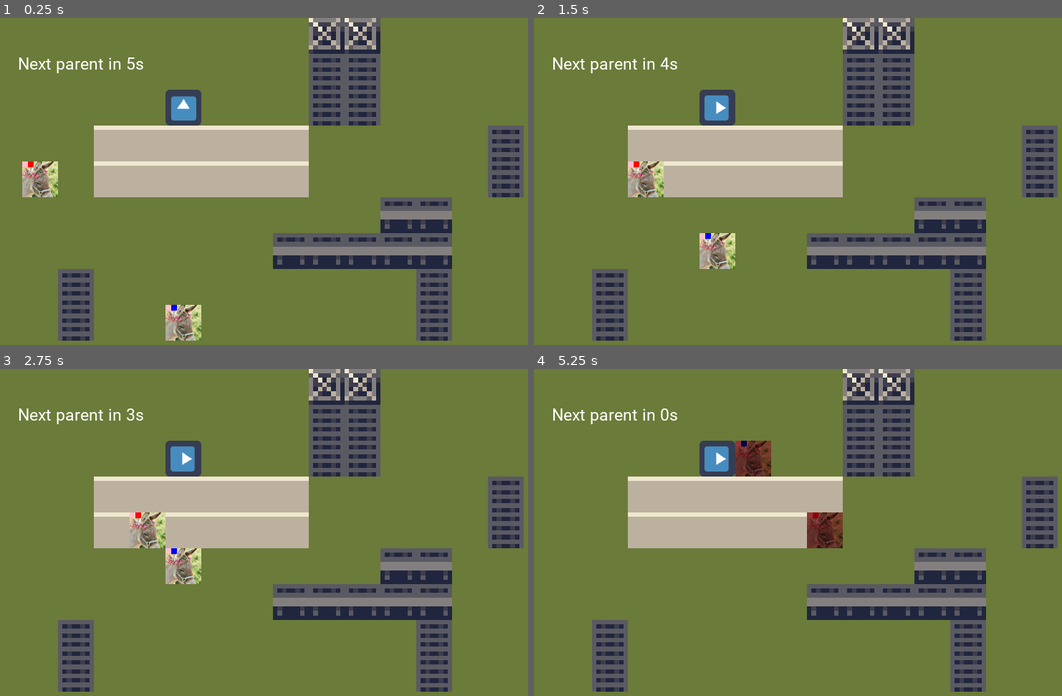
Above: before the commit, frames 1-4 (two rows, left to right).
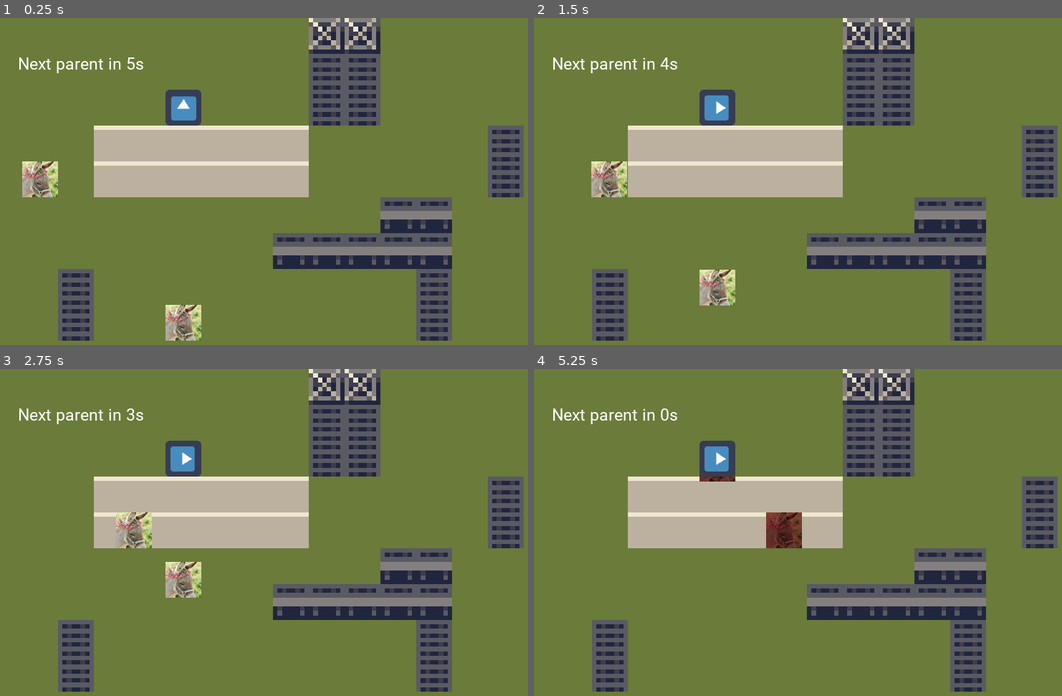
Above: after the commit, the same moments.

Repository: allemansratten/sos
Game: Godot game, scene res://scenes/Game.tscn
Same seed, same stepped clock (60 frames per second), same inputs: the game is played once before the commit and once after it. The engine's default icon, where the game draws it, is replaced by a stand-in: a white triangle on a blue panel in a dark square.
Inputs (mouse positions are in pixels of both pictures, inside the frame that each line leads up to):
- Up to frame 1 (0.25 s): no input
- Up to frame 2 (1.5 s): tap Enter at 0.5 s; move the mouse to (718, 106) at 0.52 s; click (718, 106) at 0.67 s; move the mouse to (692, 214) at 1.27 s; click (692, 214) at 1.42 s
- Up to frame 3 (2.75 s): move the mouse to (332, 470) at 2.02 s; click (332, 470) at 2.17 s
- Up to frame 4 (5.25 s): move the mouse to (776, 620) at 2.77 s; click (776, 620) at 2.92 s; move the mouse to (977, 601) at 3.52 s; click (977, 601) at 3.67 s; move the mouse to (634, 493) at 4.27 s; click (634, 493) at 4.42 s; move the mouse to (834, 548) at 5.02 s; click (834, 548) at 5.17 s

The runs differ from the first frame. In frame 1, less than 0.1% of the frame differs, in the area x 4-34%, y 43-90%; in frame 2, 2.8%, in the area x 10-39%, y 43-88%; in frame 3, 1.8%; in frame 4, 2.3%.

Commit message:
Added basic movement interpolation

Diff:
--- a/scripts/partner.gd
+++ b/scripts/partner.gd
@@ -11,30 +11,52 @@
 var dir_x = 0
 var dir_y = 0
 
+var is_being_hit = false
+
 var colors = []
 var goal
 var patience = 2.0
+
+var delta_acc = 0
+var next_step_x = 0
+var next_step_y = 0
+var old_step_x = 0
+var old_step_y = 0
+
+
+func init(x, y, d_x=0, d_y=0):
+	print_debug("Spawning partner at [%d, %d], dir [%d, %d]" % [x, y, d_x, d_y])
+	position.x = x
+	old_step_x = x
+	next_step_x = x
+
+	position.y = y
+	old_step_y = y
+	next_step_y = y
+
+	dir_x = d_x
+	dir_y = d_y
+
 
 func random_color_choice(n_colors=2):
 	# force duplicate
 	var colors_tmp = ALL_COLORS + []
 	# clear up previous colors
 	colors = []
-	for i in range(n_colors):
+	for __ in range(n_colors):
 		var color_i = randi() % colors_tmp.size()
 		colors.append(colors_tmp.pop_at(color_i))
+
 
 func random_goal_choice():
 	goal = ALL_GOALS[randi() % ALL_GOALS.size()]
 
+
 func die():
 	modulate = Color("#904949")
 
-# Called when the node enters the scene tree for the first time.
-func _ready():
-	random_color_choice(2)
-	random_goal_choice()
 
+func make_flag(colors):
 	for c_i in range(len(colors)):
 		var flag = ColorRect.new()
 		flag.rect_position.x = -STEP_SIZE/2 + c_i*10
@@ -42,15 +64,23 @@
 		flag.color = ColorN(colors[c_i], 1)
 		flag.rect_size.x = 10
 		flag.rect_size.y = 10
-		add_child(flag)
 
-var delta_acc = 0
+
+# Called when the node enters the scene tree for the first time.
+func _ready():
+	random_color_choice(2)
+	random_goal_choice()
+	add_child(make_flag(colors))
+
 
 func _process(delta):
 	delta_acc += delta
 	if delta_acc >= SPEED_TIMESTEP:
 		delta_acc -= SPEED_TIMESTEP
 		_process_timestep()
+
+	position.x = interpolate(old_step_x, next_step_x, delta_acc)
+	position.y = interpolate(old_step_y, next_step_y, delta_acc)
 
 	# process patience
 	patience -= delta
@@ -60,9 +90,20 @@
 	else:
 		pass
 
+
+func interpolate(old_pos, new_pos, delta):
+	var normalised_delta = delta / SPEED_TIMESTEP
+	return old_pos + (old_pos - new_pos) * normalised_delta
+
+
 func _process_timestep():
-	position.x += dir_x * speed
-	position.y += dir_y * speed
+#	position.x += dir_x * speed
+#	position.y += dir_y * speed
+	old_step_x = position.x
+	old_step_y = position.y
+	next_step_x = position.x + dir_x * speed
+	next_step_y = position.y + dir_y * speed
+
 
 func check_color_intersect(other_colors):
 	for c in colors:
@@ -70,7 +111,7 @@
 			return true
 	return false
 
-var is_being_hit = false
+
 func area_entered(other):
 	if other.is_in_group("partners"):
 		# Colliding with another partner
@@ -92,5 +133,6 @@
 
 
 func set_direction(direction):
-	dir_x = [0, 1, 0, -1][direction]
-	dir_y = [-1, 0, 1, 0][direction]
+	#TODO: make this use Observer
+	dir_x = [0, -1, 0, 1][direction]
+	dir_y = [1, 0, -1, 0][direction]
--- a/scripts/partner_driver.gd
+++ b/scripts/partner_driver.gd
@@ -1,6 +1,7 @@
 extends Node
 
 export(PackedScene) var partner_scene
+#const Partner = preload("res://scenes/Partner.tscn")
 onready var next_partner_label = get_node("/root/GameScene/NextPartnerLabel")
 
 const SPAWN_DELAY = 6
@@ -14,22 +15,16 @@
 var partner_i = 0
 
 func spawn_partner():
-	print("spawning")
 	var partner = partner_scene.instance()
 	partner_i += 1
 	if partner_i == 1:
-		partner.dir_x = 1
-		partner.position.x = 64*1
-		partner.position.y = 64*4
+		partner.init(64*1, 64*4, -1, 0)
 	elif partner_i == 2:
-		partner.dir_y = -1
-		partner.position.x = 64*5
-		partner.position.y = 64*8
+		partner.init(64*5, 64*8, 0, 1)
 	else:
-		partner.position.y = 64*(1+randi()%4)
-		partner.dir_x = 1
+		partner.init(64*1, 64*(1+randi()%4), -1, 0)
+	add_child(partner)
 
-	add_child(partner)
 
 func game_over(reason):
 	# this relays the game_over call from partner
